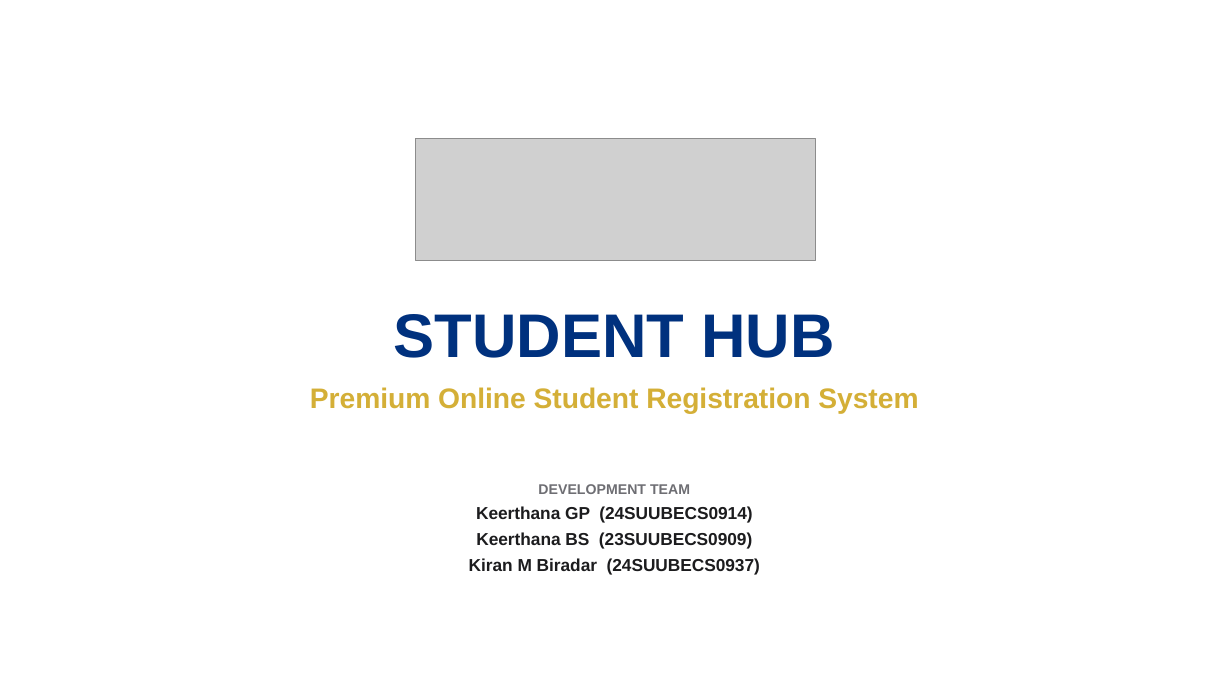
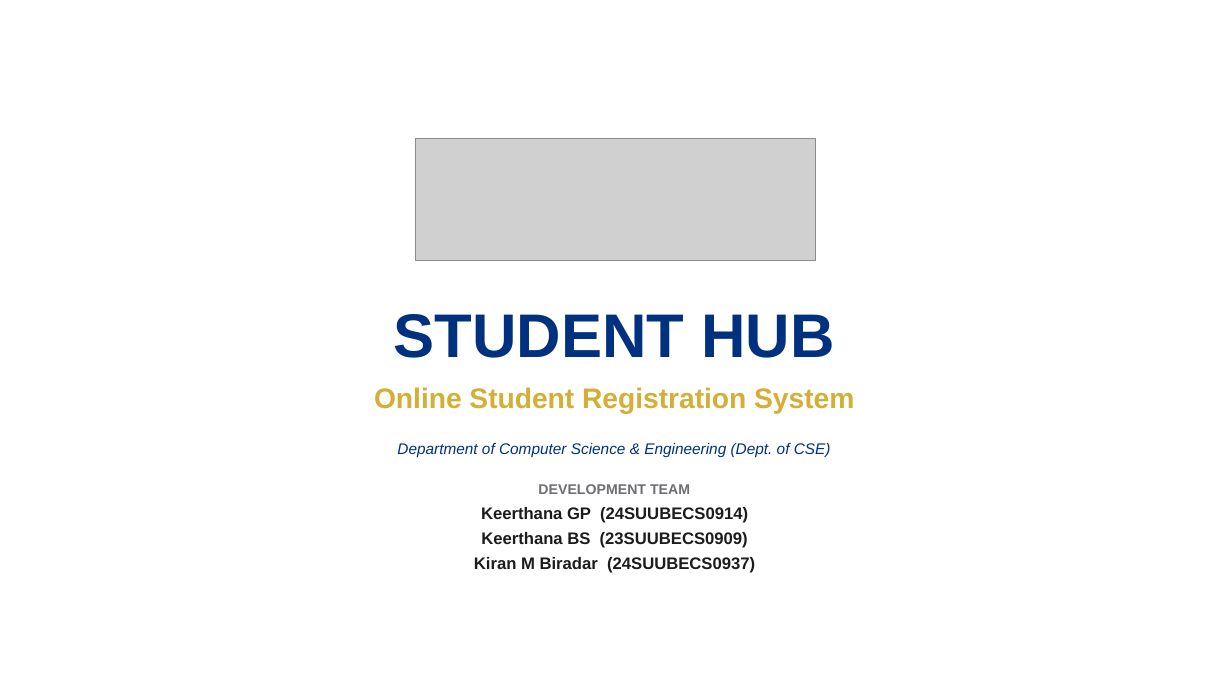
Before and after one commit to kirancodes-dev/Student-Registration, a slide deck: slide 1 of Student_Registration_Presentation.pptx. Drawn at 1232x693 pixels with LibreOffice and Linux fonts; fonts in the diff are those of the drawing; grey boxes stand for pictures. Boxes give left, top, right and bottom in pixels: in the first picture for what was removed or moved away, otherwise in the second. Text is boxed around its words. In the diff, an @@ line names an element or a change of style, - is before the commit and + after.

```diff
--- a/Student_Registration_Presentation.pptx
+++ b/Student_Registration_Presentation.pptx
@@ text at [374, 387, 854, 414]: text changed @@
-Premium Online Student Registration System
+Online Student Registration System
@@ text added at [397, 443, 831, 457], 12 pt, text #00317E, italic @@
+Department of Computer Science & Engineering (Dept. of CSE)
@@ text at [474, 507, 755, 573]: size 13.5 to 13 pt in "Keerthana GP (24SUUBECS0914)", "Keerthana BS (23SUUBECS0909)", "Kiran M Biradar (24SUUBECS0937)" @@
```
Also in this commit, not shown: 6 other slides changed, 12 slides added, 7 slides removed, 1 other file.
